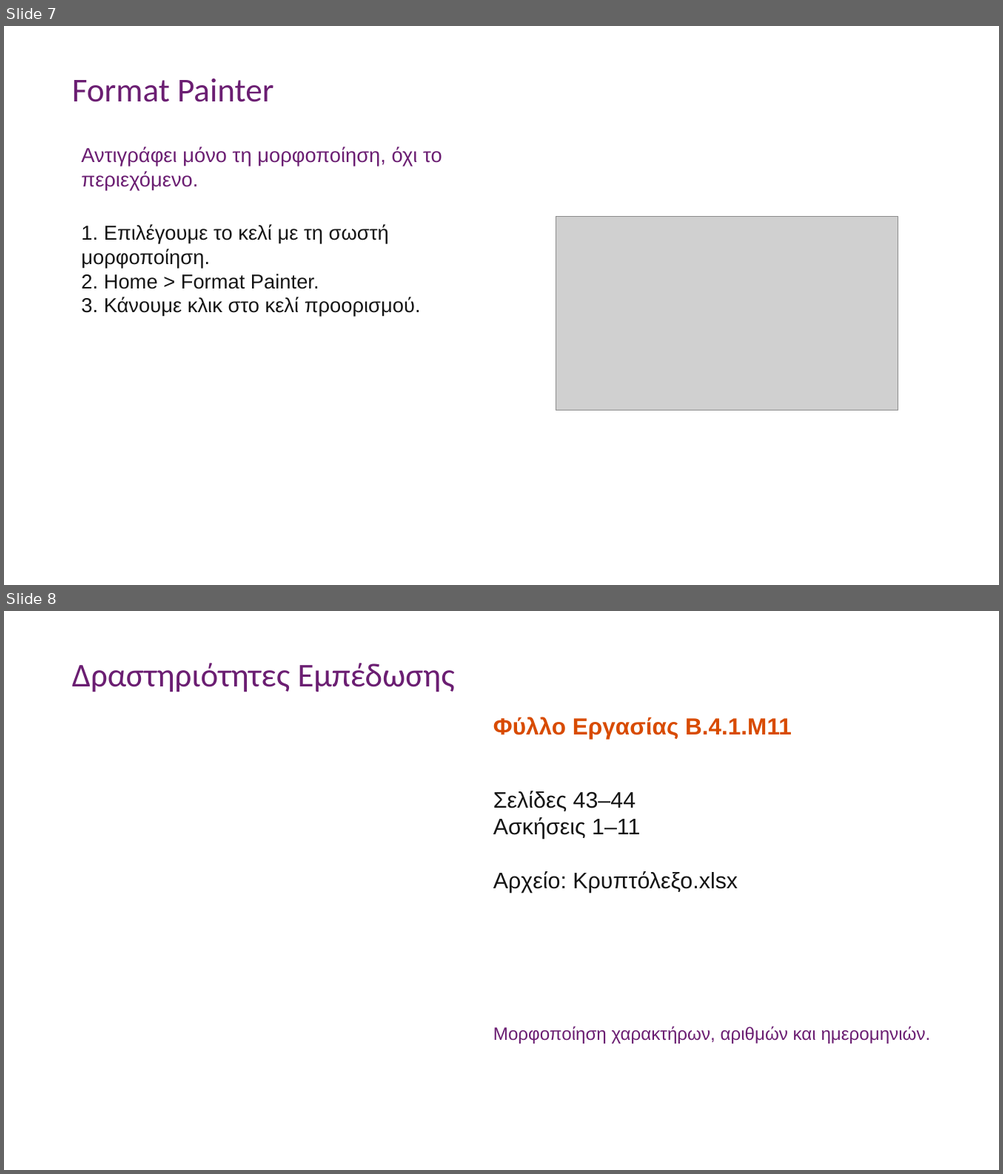
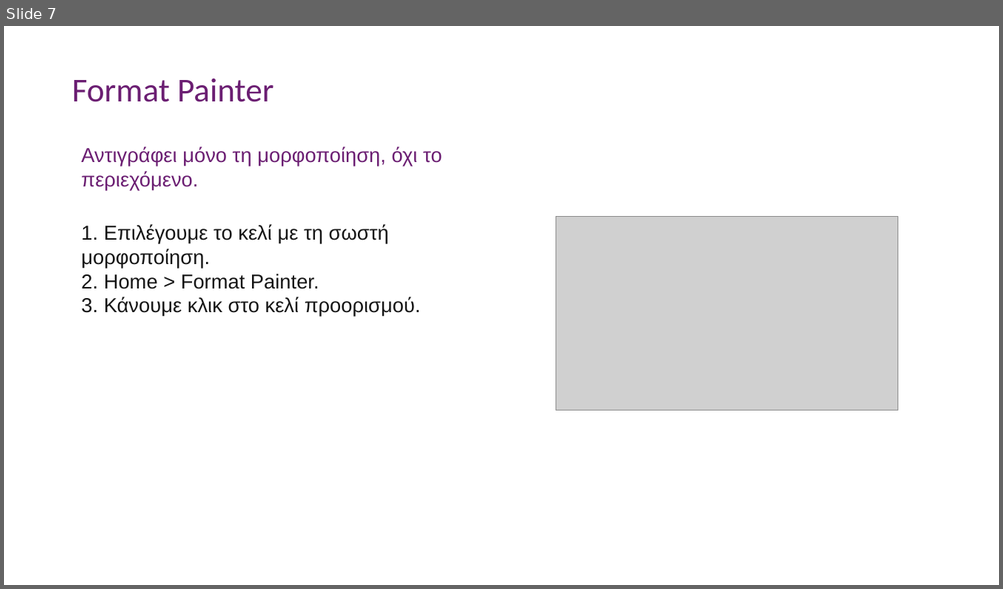
Before and after one commit to aristos32/education, a slide deck: schools-presentations/B Gymnasiou/B41M11 - Βασική Μορφοποίηση Υπολογιστικού Φύλλου.pptx. Shown one above the other, each under a label of ours: slides 7 and 8 before the commit, slide 7 after it. The pictures are 1003x1174 and 1003x589 pixels, drawn with LibreOffice and Linux fonts; fonts in the diff are those of the drawing; grey boxes stand for pictures. Boxes give left, top, right and bottom in pixels: in the first picture for what was removed or moved away, otherwise in the second. Text is boxed around its words. In the diff, an @@ line names an element or a change of style, - is before the commit and + after.

```diff
--- a/schools-presentations/B Gymnasiou/B41M11 - Βασική Μορφοποίηση Υπολογιστικού Φύλλου.pptx
+++ b/schools-presentations/B Gymnasiou/B41M11 - Βασική Μορφοποίηση Υπολογιστικού Φύλλου.pptx
@@ slide 8 removed at box(4, 611, 999, 1170), background #FFFFFF @@
@@ text removed at box(72, 663, 455, 692) @@
-Δραστηριότητες Εμπέδωσης
@@ text removed at box(493, 717, 791, 739) @@
-Φύλλο Εργασίας Β.4.1.M11
@@ text removed at box(493, 791, 737, 893) @@
-Σελίδες 43–44
-Ασκήσεις 1–11
-Αρχείο: Κρυπτόλεξο.xlsx
@@ text removed at box(493, 1026, 930, 1044) @@
-Μορφοποίηση χαρακτήρων, αριθμών και ημερομηνιών.
```
Also in this commit, not shown: 1 other slide removed, 10 other files.
